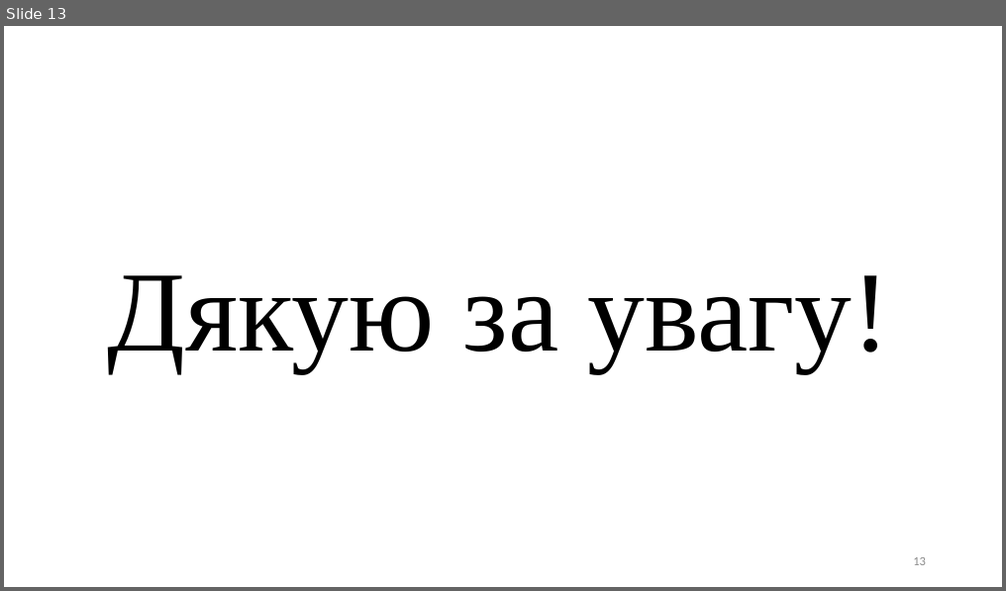
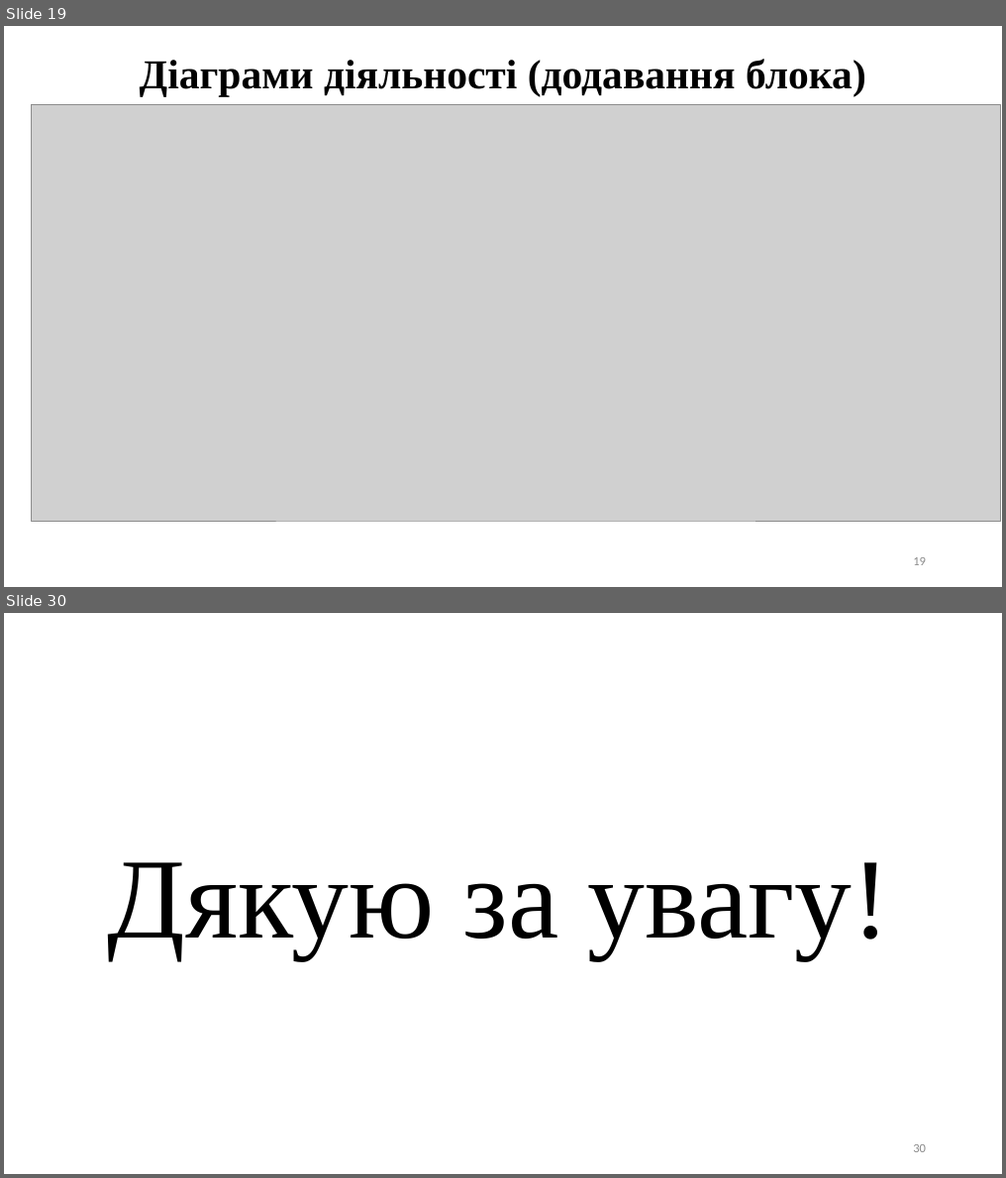
Before and after one commit to Lenartov/source, a slide deck: Диплом/Диплом презентація.pptx. Shown one above the other, each under a label of ours: slide 13 before the commit, slides 19 and 30 after it; the slides between them are not shown. The pictures are 1006x591 and 1006x1178 pixels, drawn with LibreOffice and Linux fonts; fonts in the diff are those of the drawing; grey boxes stand for pictures. Boxes give left, top, right and bottom in pixels: in the first picture for what was removed or moved away, otherwise in the second. Text is boxed around its words. In the diff, an @@ line names an element or a change of style, - is before the commit and + after.

```diff
--- a/Диплом/Диплом презентація.pptx
+++ b/Диплом/Диплом презентація.pptx
@@ slide 19 added at (x1=4, y1=26, x2=1002, y2=587), background #FFFFFF @@
@@ text added at (x1=140, y1=59, x2=866, y2=96), 39.6 pt, text #000000, bold @@
+Діаграми діяльності (додавання блока)
@@ picture added at (x1=31, y1=105, x2=1000, y2=522) @@
@@ page number added at (x1=913, y1=558, x2=926, y2=566), 12 pt, text #8C8C8C @@
+19
@@ what was slide 13 is now slide 30 @@
@@ page number at (x1=913, y1=1145, x2=926, y2=1153): text changed @@
-13
+30
```
Also in this commit, not shown: 2 slides changed, 17 other slides added, 1 slide removed, 2 other files.
